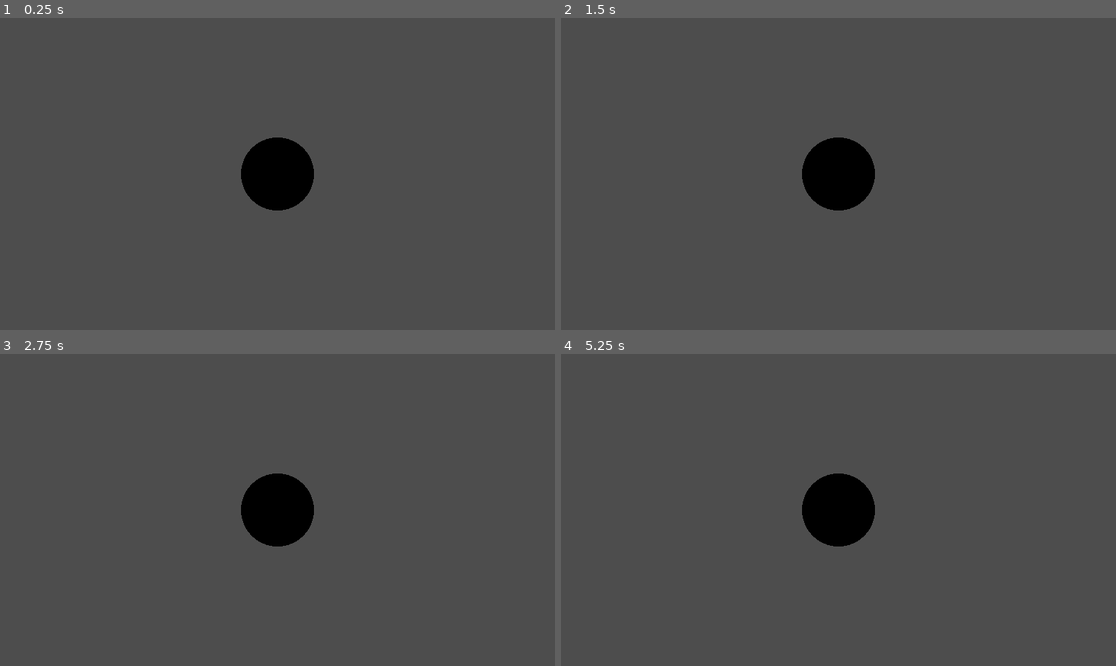
Above: before the commit, frames 1-4 (two rows, left to right).
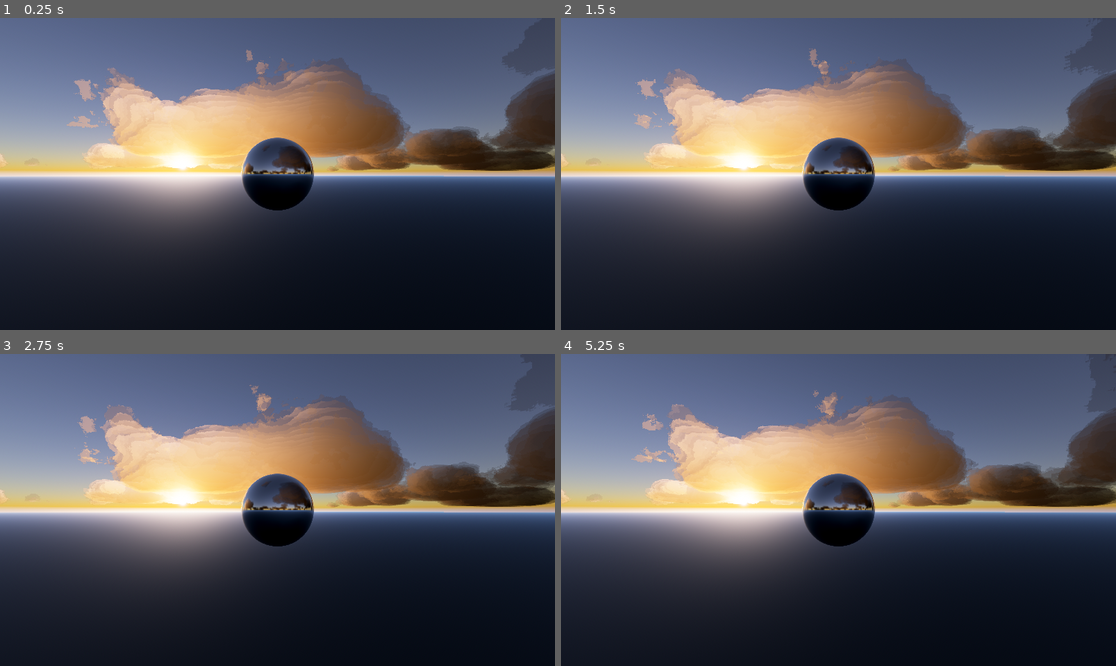
Above: after the commit, the same moments.

Repository: takyan112/sky_shader
Game: Godot game, scene res://sky/sdf_cloud.tscn
Same seed, same stepped clock (60 frames per second), same inputs: the game is played once before the commit and once after it.
Inputs:
- Up to frame 1 (0.25 s): no input
- Up to frame 2 (1.5 s): no input
- Up to frame 3 (2.75 s): no input
- Up to frame 4 (5.25 s): no input

The runs differ from the first frame. In frame 1, 93% of the frame differs, in the area x 0-100%, y 0-100%; in frame 2, 93%; in frame 3, 93%; in frame 4, 93%.

Commit message:
Make web compatible

Diff:
--- a/project.godot
+++ b/project.godot
@@ -12,5 +12,10 @@
 
 config/name="Sky Shader"
 run/main_scene="uid://b2lhlmv6pufc4"
-config/features=PackedStringArray("4.4", "Forward Plus")
+config/features=PackedStringArray("4.5", "Forward Plus")
 config/icon="res://icon.svg"
+
+[rendering]
+
+renderer/rendering_method="gl_compatibility"
+renderer/rendering_method.mobile="gl_compatibility"
--- a/sky/sdf_cloud.gdshader
+++ b/sky/sdf_cloud.gdshader
@@ -6,13 +6,18 @@
  */
 
 shader_type sky;
-render_mode use_debanding, use_quarter_res_pass;
+render_mode use_debanding;
 
 
 /**
  * 128x32x128 Worley noise
  */
-uniform sampler3D cloudNoise: filter_linear;
+uniform sampler3D cloudNoise;
+
+/**
+ * transmittance lookup table
+ */
+uniform sampler2D transmittanceLUT;
 
 /**
  * Controls the overall density of clouds in the sky.
@@ -41,15 +46,7 @@
 const vec3 ozoneExtinctionBase = ozoneScatteringBase + ozoneAbsorptionBase;
 
 // Steps
-const int sunTransmittanceSteps = 8;
 const int raymarchScatteringSteps = 8;
-
-
-struct TransmittanceLookup {
-	vec3 transmittance[raymarchScatteringSteps];
-	vec3 from;
-	vec3 to;
-};
 
 
 // Cornette-Shanks phase function
@@ -112,9 +109,9 @@
 vec2 rayIntersectSphere(vec3 ro, vec3 rd, float rad) {
 	float b = dot(ro, rd);
 	float c = dot(ro, ro) - rad*rad;
-	if (c > 0.0 && b > 0.0) return vec2(1./0., 0.0);
+	if (c > 0.0 && b > 0.0) return vec2(1e32, 0.0);
 	float d = b*b - c;
-	if (d < 0.0) return vec2(1./0., 0.0);
+	if (d < 0.0) return vec2(1e32, 0.0);
 	float s = sqrt(d);
 	if (c < 0.0) return vec2(0.0, -b + s);
 	return vec2(-b - s, s + s);
@@ -122,65 +119,46 @@
 
 
 vec3 getSunTransmittance(vec3 pos, vec3 sunDir) {
-	if (isIntersectSphere(pos, sunDir, groundRadiusMM)) {
-		return vec3(0.0);
-	}
-
-	vec2 hitInfo = rayIntersectSphere(pos, sunDir, atmosphereRadiusMM);
-
-	float stepSize = hitInfo.y / float(sunTransmittanceSteps);
-	pos += hitInfo.x*sunDir;
-
+	float height = length(pos);
+	float height_relative = (height - groundRadiusMM)/(atmosphereRadiusMM - groundRadiusMM);
+	vec3 up = pos / height;
+	float cos_zenith = dot(sunDir, up);
+	vec2 uv = vec2(clamp(0.5 + 0.5*cos_zenith, 0.0, 1.0), clamp(height_relative, 0.0, 1.0));
+	return texture(transmittanceLUT, uv).rgb;
+}
+
+
+vec3 raymarchScattering(vec3 pos, vec3 rayDir, vec3 sunDir) {
+	vec2 hitInfoAtmosphere = rayIntersectSphere(pos, rayDir, atmosphereRadiusMM);
+	vec2 hitInfoGround = rayIntersectSphere(pos, rayDir, groundRadiusMM);
+
+	float dstToAtmosphere = hitInfoAtmosphere.x;
+	float dstThroughAtmosphere = min(hitInfoAtmosphere.y, hitInfoGround.x - dstToAtmosphere);
+
+	if (dstThroughAtmosphere <= 0.0) return vec3(0.0);
+
+	float stepSize = dstThroughAtmosphere / float(raymarchScatteringSteps);
+
+	float cosTheta = dot(rayDir, sunDir);
+
+	float miePhaseValue = getMiePhase(cosTheta);
+	float rayleighPhaseValue = getRayleighPhase(cosTheta);
+
+	vec3 lum = vec3(0.0);
 	vec3 transmittance = vec3(1.0);
-	for (int i = 0; i < sunTransmittanceSteps; i++) {
+	pos += dstToAtmosphere*rayDir;
+
+	for (int i = 0; i < raymarchScatteringSteps; i++) {
 		float dt = (i == 0 ? 0.3 : 1.0) * stepSize;
-		pos += dt * sunDir;
+		pos += dt*rayDir;
 
 		vec3 rayleighScattering, extinction;
 		float mieScattering;
 		getScatteringValues(pos, rayleighScattering, mieScattering, extinction);
 
-		transmittance *= exp(-dt*extinction);
-	}
-	return transmittance;
-}
-
-
-vec3 raymarchScattering(vec3 pos, vec3 rayDir, vec3 sunDir, inout TransmittanceLookup cache) {
-	vec2 hitInfoAtmosphere = rayIntersectSphere(pos, rayDir, atmosphereRadiusMM);
-	vec2 hitInfoGround = rayIntersectSphere(pos, rayDir, groundRadiusMM);
-
-	float dstToAtmosphere = hitInfoAtmosphere.x;
-	float dstThroughAtmosphere = min(hitInfoAtmosphere.y, hitInfoGround.x - dstToAtmosphere);
-
-	if (dstThroughAtmosphere <= 0.0) return vec3(0.0);
-
-	float stepSize = dstThroughAtmosphere / float(raymarchScatteringSteps);
-
-	float cosTheta = dot(rayDir, sunDir);
-
-	float miePhaseValue = getMiePhase(cosTheta);
-	float rayleighPhaseValue = getRayleighPhase(cosTheta);
-
-	vec3 lum = vec3(0.0);
-	vec3 transmittance = vec3(1.0);
-	pos += dstToAtmosphere*rayDir;
-
-	cache.from = pos + 0.3 * stepSize * rayDir;
-	cache.to = pos + (0.3 + float(raymarchScatteringSteps - 1)) * stepSize * rayDir;
-
-	for (int i = 0; i < raymarchScatteringSteps; i++) {
-		float dt = (i == 0 ? 0.3 : 1.0) * stepSize;
-		pos += dt*rayDir;
-
-		vec3 rayleighScattering, extinction;
-		float mieScattering;
-		getScatteringValues(pos, rayleighScattering, mieScattering, extinction);
-
 		vec3 sampleTransmittance = exp(-dt*extinction);
 
 		vec3 sunTransmittance = getSunTransmittance(pos, sunDir);
-		cache.transmittance[i] = sunTransmittance;
 
 		const vec3 psiMS = vec3(0.0); // multiple-scattering here
 
@@ -229,47 +207,40 @@
 }
 
 
-float sdf_cloud(vec3 pos) {
+float sdf_cloud(vec3 pos, float time) {
 	float len = length(pos);
 	float shape = max(len - cloudTopMM, cloudBottomMM - len);
 
-	float cloud = texture(cloudNoise, pos * vec3(5.0, 20.0, 5.0) + TIME * vec3(0.0003, 0.0, 0.0002)).r;
-	float noise = texture(cloudNoise, pos * vec3(100.0, 400.0, 100.0) + TIME * vec3(0.01, 0.0, 0.03)).r;
+	float cloud = texture(cloudNoise, pos * vec3(5.0, 20.0, 5.0) + time * vec3(0.0003, 0.0, 0.0002)).r;
+	float noise = texture(cloudNoise, pos * vec3(100.0, 400.0, 100.0) + time * vec3(0.01, 0.0, 0.03)).r;
 
 	return sdf_smoothIntersection(shape, (cloud - cloudCoverage) * 0.01 - (noise - cloudCoverage) * 0.0005, 0.001);
 }
 
 
 float cloud_density(float sdf) {
-	return clamp(sdf * -1e7, 0.0, 500.0);
-}
-
-
-float getCloudTransmittance(vec3 pos, vec3 sunDir) {
+	return clamp(sdf * -1e7, 0.0, 200.0);
+}
+
+
+float getCloudTransmittance(vec3 pos, vec3 sunDir, float time) {
 	if (isIntersectSphere(pos, sunDir, groundRadiusMM)) {
 		return 0.0;
 	}
 	float transmittance = 1.0;
-	const float dt = 0.001; // 1000m
-	for (int i = 0; i < 16; i++) {
-		float sdf = sdf_cloud(pos);
-		if (sdf > 0.01) {
-			break;
-		}
+	const float dt = 0.002; // 2000m
+	for (int i = 0; i < 4; i++) {
+		float sdf = sdf_cloud(pos, time);
 		if (sdf < 0.0) {
-			i += 2;
 			float density = cloud_density(sdf);
 			transmittance *= exp(-dt*density);
-			if (transmittance < 0.01) {
-				return 0.0;
-			}
 		}
 		pos += (sdf < 0.0 ? dt : max(sdf, dt)) * sunDir;
 	}
 	return transmittance;
 }
 
-vec4 raymarchCloud(vec3 pos, vec3 rayDir, vec3 sunDir, in TransmittanceLookup cache) {
+vec4 raymarchCloud(vec3 pos, vec3 rayDir, vec3 sunDir, float time) {
 	bool hitTop = isIntersectSphere(pos, rayDir, cloudTopMM);
 	bool hitGnd = isIntersectSphere(pos, rayDir, groundRadiusMM);
 	float len = length(pos);
@@ -290,27 +261,18 @@
 
 	vec3 lum = vec3(0.0);
 	float transmittance = 1.0;
-	const float dt = 0.0005; // 500m
-
-	for (int i = 0; i < 128; i++) {
-		float sdf = sdf_cloud(pos);
+	const float dt = 0.002; // 2000m
+
+	for (int i = 0; i < 64; i++) {
+		float sdf = sdf_cloud(pos, time);
 		if (sdf > 0.01) {
 			break;
 		}
 		if (sdf < 0.0) {
-			// inside cloud
-			i += 8;
-
-			vec3 dir = cache.to - cache.from;
-			float value = clamp(dot(pos - cache.from, dir) / dot(dir, dir), 0.0, 1.0) * float(raymarchScatteringSteps - 1);
-
-			int index = int(value);
-			float frac = fract(value);
-
-			vec3 sunTransmittance = index == (raymarchScatteringSteps-1) ? cache.transmittance[index] :
-					mix(cache.transmittance[index], cache.transmittance[index+1], frac);
-
-			sunTransmittance *= getCloudTransmittance(pos, sunDir);
+
+			vec3 sunTransmittance = getSunTransmittance(pos, sunDir);
+
+			sunTransmittance *= getCloudTransmittance(pos, sunDir, time);
 			float density = cloud_density(sdf);
 
 			float extinction = density;
@@ -340,17 +302,13 @@
 
 void sky()
 {
-	if (AT_QUARTER_RES_PASS) {
 	vec3 sunDir = normalize(LIGHT0_DIRECTION);
 	vec3 rayDir = normalize(EYEDIR);
 
 	// 200M above the ground.
 	vec3 viewPos = vec3(0.0, groundRadiusMM + 0.0002, 0.0) + POSITION * 1e-6;
 
-	// Transmittance Lookup
-	TransmittanceLookup cache;
-
-	vec3 lum = raymarchScattering(viewPos, rayDir, sunDir, cache);
+	vec3 lum = raymarchScattering(viewPos, rayDir, sunDir);
 
 	// Bloom should be added at the end, but this is subtle and works well.
 	vec3 sunLum = sunWithBloom(rayDir, sunDir);
@@ -367,7 +325,7 @@
 	lum += sunLum;
 
 	// Cloud
-	vec4 cloud = raymarchCloud(viewPos, rayDir, sunDir, cache);
+	vec4 cloud = raymarchCloud(viewPos, rayDir, sunDir, TIME);
 	lum = mix(cloud.rgb, lum, cloud.a);
 
 	// Tonemapping and gamma. Super ad-hoc, probably a better way to do this.
@@ -380,7 +338,4 @@
 	lum = pow(lum, vec3(1.0/2.2));
 
 	COLOR = lum;
-	} else {
-		COLOR = QUARTER_RES_COLOR.rgb;
-	}
-}
+}
--- a/sky/sdf_cloud.tscn
+++ b/sky/sdf_cloud.tscn
@@ -1,6 +1,7 @@
-[gd_scene load_steps=9 format=3 uid="uid://b2lhlmv6pufc4"]
+[gd_scene load_steps=10 format=3 uid="uid://b2lhlmv6pufc4"]
 
 [ext_resource type="Shader" uid="uid://bd2tlf1g0mpqm" path="res://sky/sdf_cloud.gdshader" id="1_qiv7a"]
+[ext_resource type="Texture2D" uid="uid://ct6ag3fwom30a" path="res://sky/lut.png" id="2_08rxn"]
 
 [sub_resource type="FastNoiseLite" id="FastNoiseLite_qiv7a"]
 noise_type = 2
@@ -16,6 +17,7 @@
 [sub_resource type="ShaderMaterial" id="ShaderMaterial_86qjw"]
 shader = ExtResource("1_qiv7a")
 shader_parameter/cloudNoise = SubResource("NoiseTexture3D_08rxn")
+shader_parameter/transmittanceLUT = ExtResource("2_08rxn")
 shader_parameter/cloudCoverage = 0.5
 
 [sub_resource type="Sky" id="Sky_lx85y"]
--- a/sky/sky.gdshader
+++ b/sky/sky.gdshader
@@ -30,7 +30,7 @@
  */
 
 shader_type sky;
-render_mode use_debanding, use_quarter_res_pass;
+render_mode use_debanding;
 
 // Units are in megameters.
 const float groundRadiusMM = 6.360;
Not shown, added: export_presets.cfg
Binary file added: sky/lut.png
Not shown, added: sky/lut.png.import
